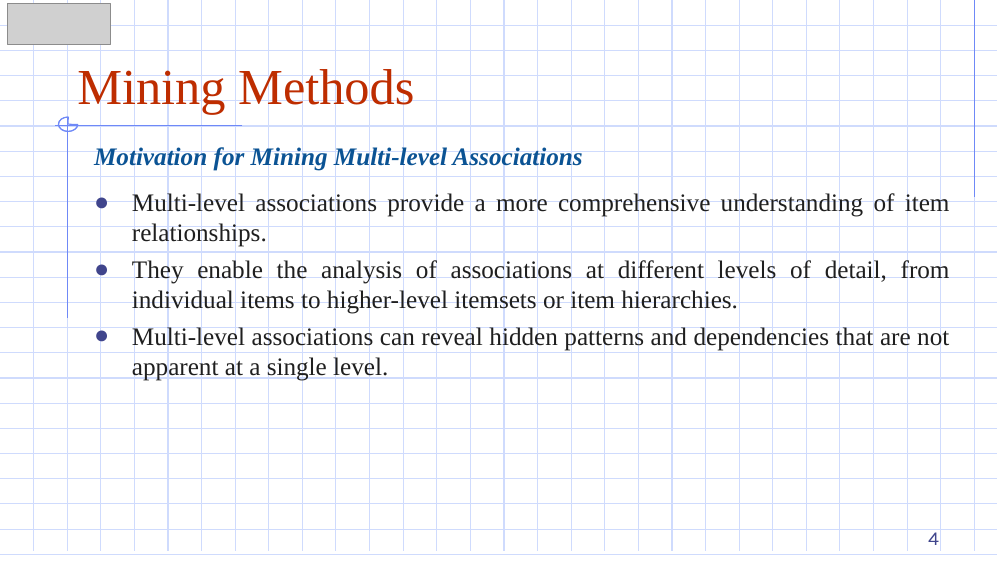
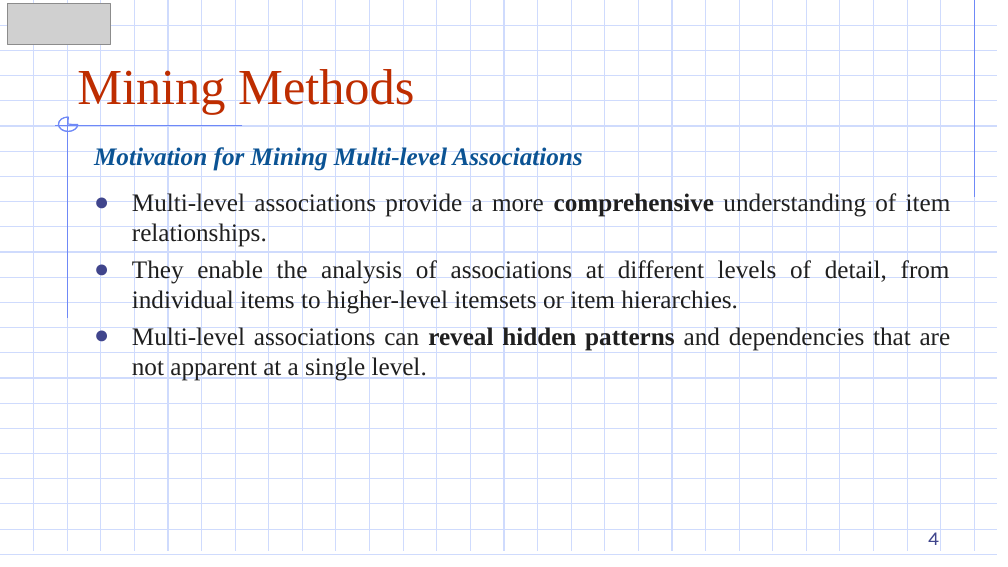
Before and after one commit to DazielNguyen/DBM302m, a slide deck: slide 4 of slides/Chapter 03/3.8 Mining Methods.pptx. Drawn at 1008x567 pixels with LibreOffice and Linux fonts; fonts in the diff are those of the drawing; grey boxes stand for pictures. Boxes give left, top, right and bottom in pixels: in the first picture for what was removed or moved away, otherwise in the second. Text is boxed around its words. In the diff, an @@ line names an element or a change of style, - is before the commit and + after.

```diff
--- a/slides/Chapter 03/3.8 Mining Methods.pptx
+++ b/slides/Chapter 03/3.8 Mining Methods.pptx
@@ text at [132,191,951,381]: bold on in "comprehensive", "reveal hidden patterns" @@
```
Also in this commit, not shown: 5 other slides changed, 7 other files.
